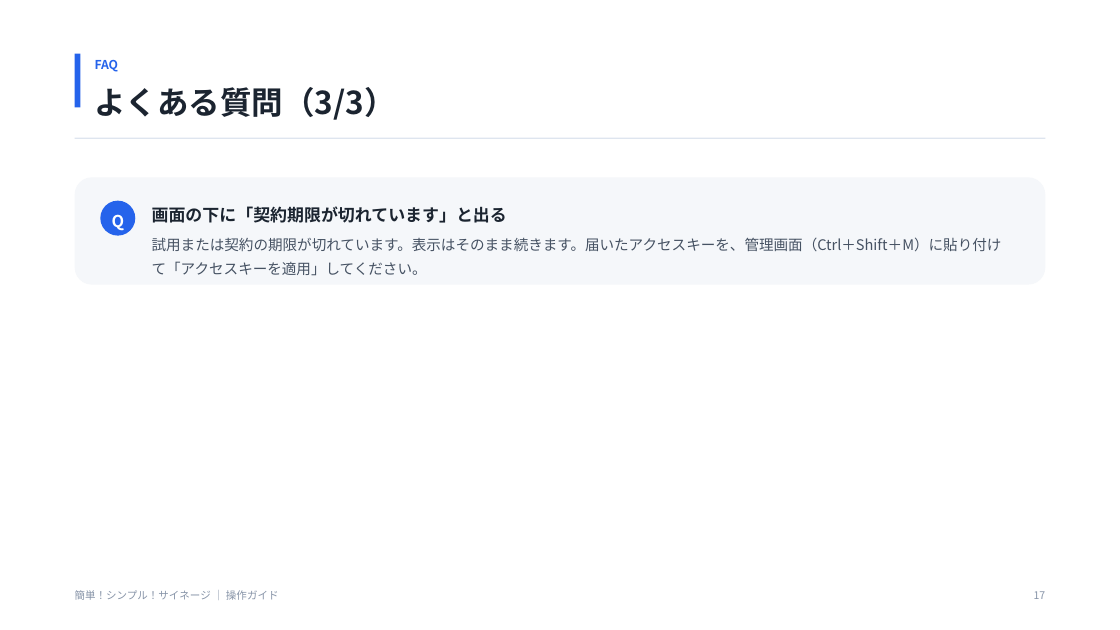
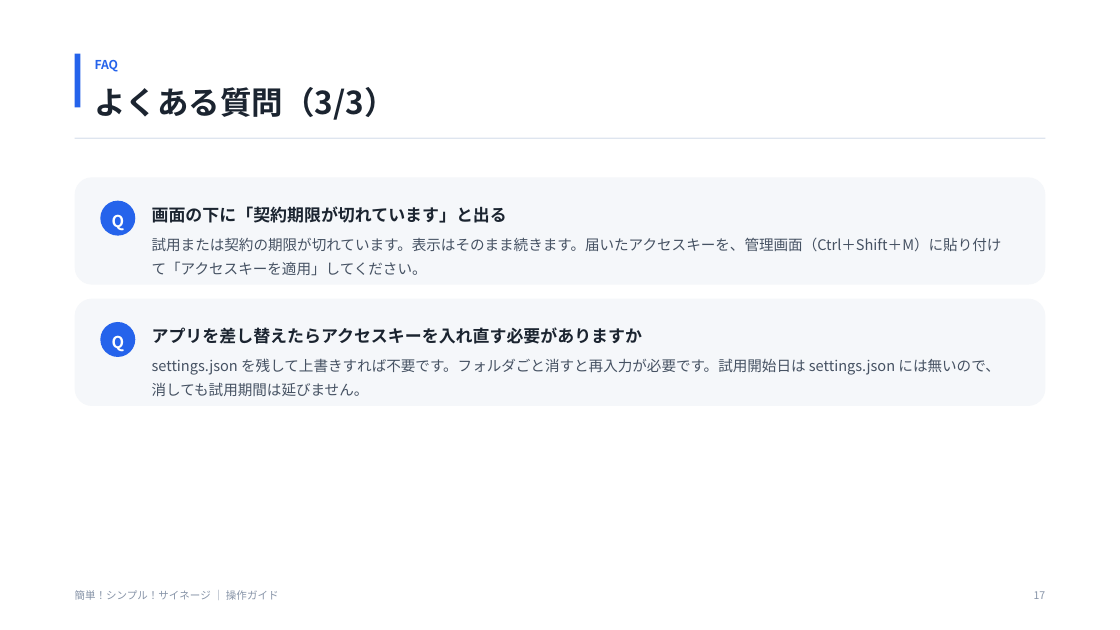
Before and after one commit to kamanori3/SimpleDigitalSignage, a slide deck: slide 17 of docs/操作ガイド.pptx. Drawn at 1120x630 pixels with LibreOffice and Linux fonts; fonts in the diff are those of the drawing. Boxes give left, top, right and bottom in pixels: in the first picture for what was removed or moved away, otherwise in the second. Text is boxed around its words. In the diff, an @@ line names an element or a change of style, - is before the commit and + after.

```diff
--- a/docs/操作ガイド.pptx
+++ b/docs/操作ガイド.pptx
@@ rounded rectangle added at [75, 299, 1046, 407], fill #F5F7FA @@
@@ ellipse added at [100, 322, 135, 357], fill #2563EB @@
@@ text added at [152, 327, 642, 344], 14.5 pt, text #1B2430, bold @@
+アプリを差し替えたらアクセスキーを入れ直す必要がありますか
@@ text added at [112, 335, 125, 352], 14 pt, text #FFFFFF, bold @@
+Q
@@ text added at [152, 358, 999, 396], 12.5 pt, text #465263 @@
+settings.json を残して上書きすれば不要です。フォルダごと消すと再入力が必要です。試用開始日は settings.json には無いので、消しても試用期間は延びません。
```
Also in this commit, not shown: 7 other slides changed, 15 other files.
